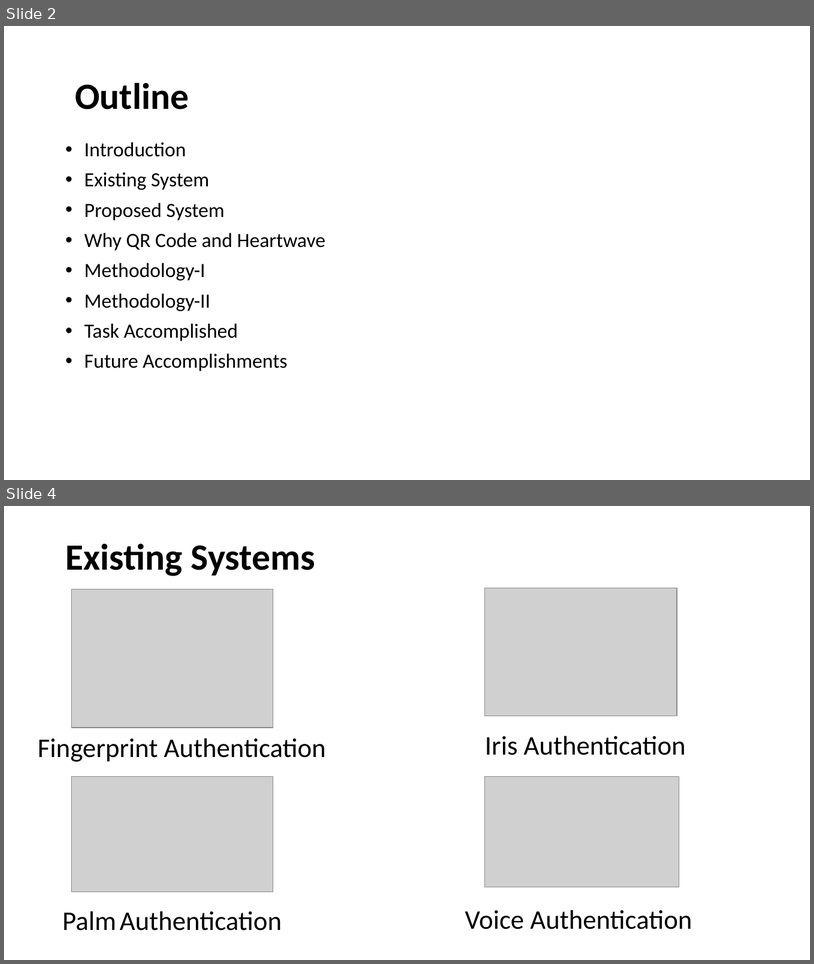
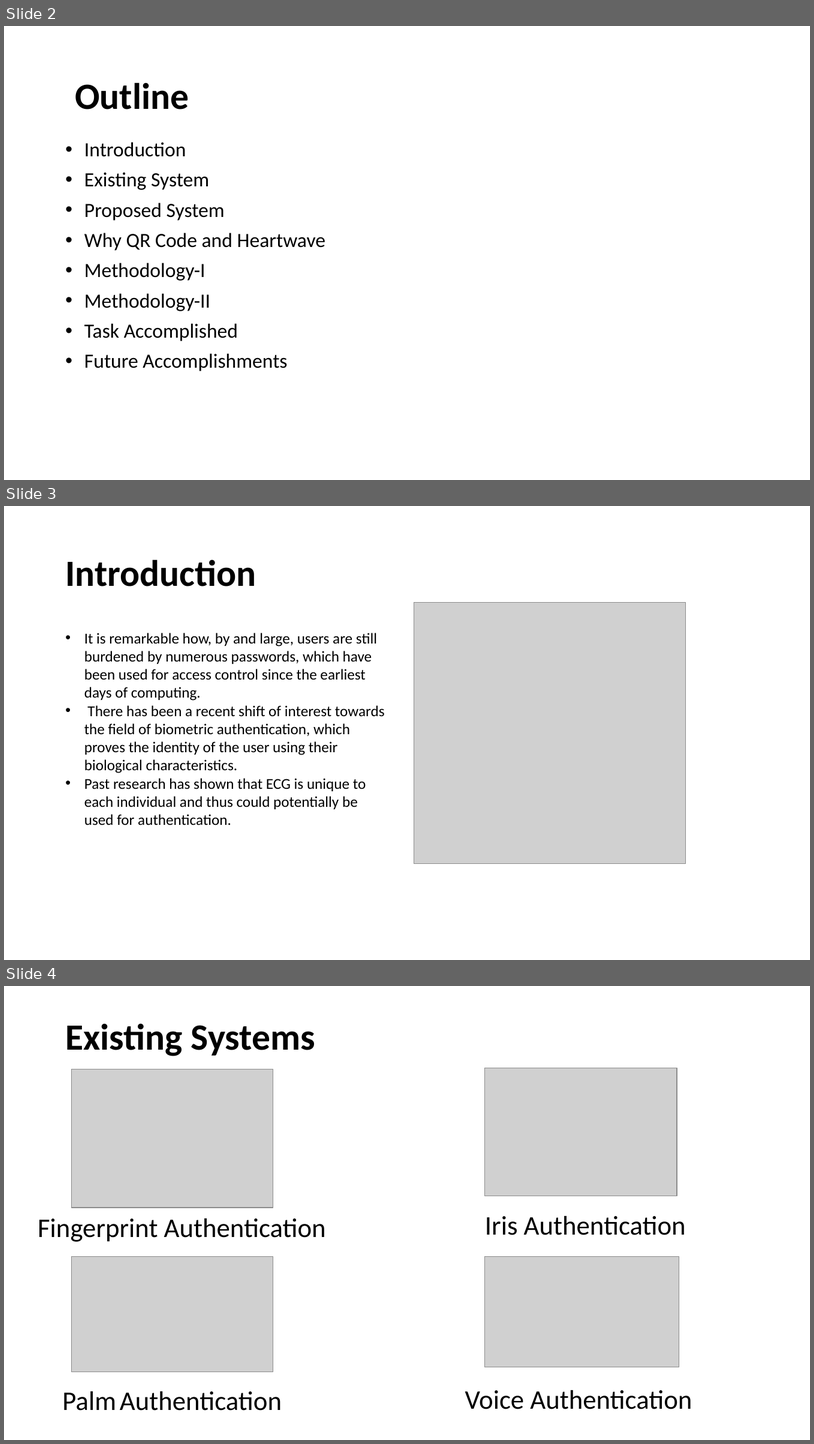
Before and after one commit to uma0441/TwoFactorAuthentication, a slide deck: Mid Term (1).pptx. Shown one above the other, each under a label of ours: slides 2 and 4 before the commit, slides 2, 3 and 4 after it; the slides between them are not shown. The pictures are 814x964 and 814x1444 pixels, drawn with LibreOffice and Linux fonts; fonts in the diff are those of the drawing; grey boxes stand for pictures. Boxes give left, top, right and bottom in pixels: in the first picture for what was removed or moved away, otherwise in the second. Text is boxed around its words. In the diff, an @@ line names an element or a change of style, - is before the commit and + after.

```diff
--- a/Mid Term (1).pptx
+++ b/Mid Term (1).pptx
@@ slide 3 added at (x1=4, y1=506, x2=810, y2=960), background #FFFFFF @@
@@ title added at (x1=65, y1=559, x2=256, y2=586), 44 pt, text #000000, bold @@
+Introduction
@@ picture added at (x1=414, y1=603, x2=686, y2=864) @@
@@ text added at (x1=84, y1=633, x2=385, y2=825), 18 pt, text #000000 @@
+• It is remarkable how, by and large, users are still burdened by numerous passwords, which have been used for access control since the earliest days of computing.
+• There has been a recent shift of interest towards the field of biometric authentication, which proves the identity of the user using their biological characteristics.
+• Past research has shown that ECG is unique to each individual and thus could potentially be used for authentication.
```
Also in this commit, not shown: 5 slides changed, 1 other slide added, 3 slides removed, 1 other file.
